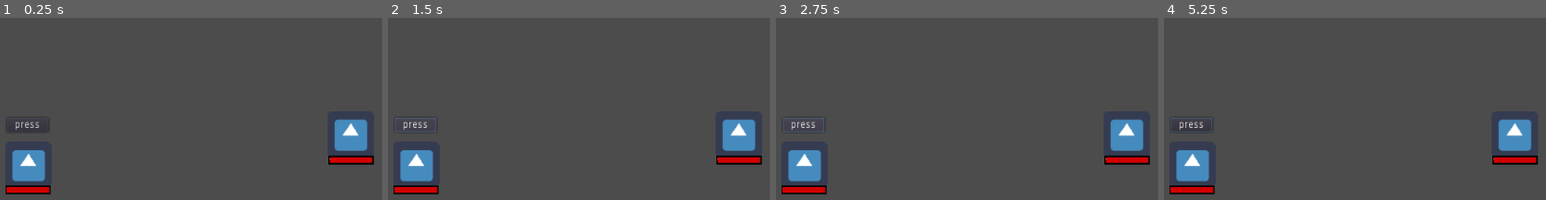
Above: before the commit, frames 1-4 (left to right).
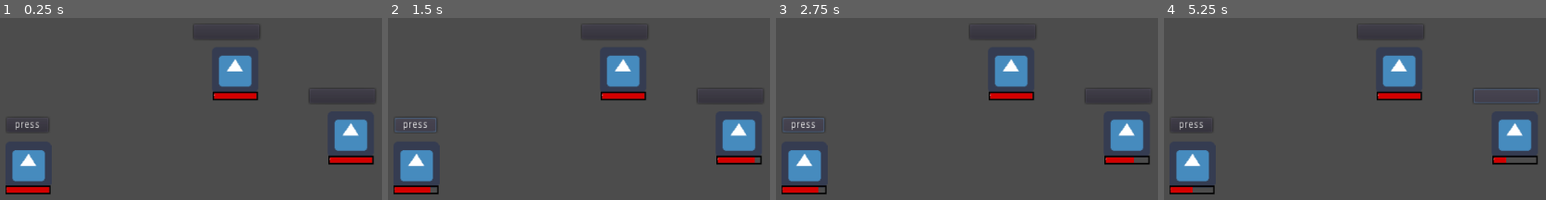
Above: after the commit, the same moments.

Repository: h19mili/TBRPG
Game: Godot game, scene res://test.tscn
The game is run twice, just before and just after one commit, with the same random seed, the same clock (stepped at 60 frames per second) and the same inputs. The engine's default icon, where the game draws it, is replaced by a stand-in: a white triangle on a blue panel in a dark square.
Inputs (mouse positions are in pixels of both pictures, inside the frame that each line leads up to):
- Up to frame 1 (0.25 s): no input
- Up to frame 2 (1.5 s): click (731, 96) at 0.52 s; click "press" at 1.25 s
- Up to frame 3 (2.75 s): click "press" at 2 s
- Up to frame 4 (5.25 s): click (1507, 96) at 2.77 s; click "press" at 3.5 s; click (1507, 96) at 4.27 s; tap Enter at 5 s; tap Q (Attack) at 5.1 s

The runs differ from the first frame. In frame 1, 2.2% of the frame differs, in the area x 50-99%, y 6-46%; in frame 2, 2.3%; in frame 3, 2.3%; in frame 4, 2.8%, in the area x 1-99%, y 6-96%.

Commit message:
19th push

Diff:
--- a/Combatant.gd
+++ b/Combatant.gd
@@ -13,6 +13,7 @@
 signal Done
 onready var Health = get_node("KinematicBody2D/Player_health")
 onready var Mattack = get_node("../Monster").MSTR
+onready var MMattack = get_node("../Monster2").MSTR
 
 func _ready():
 	pass
@@ -21,6 +22,7 @@
 	pass
 
 func _on_Monster_Mdmg():
+	CM_HP += DEF - MMattack
 	CM_HP += DEF - Mattack
 	Health.value = CM_HP
 	print (CM_HP)
--- a/M-Action.gd
+++ b/M-Action.gd
@@ -12,7 +12,6 @@
 
 func _ready():
 	Rstart()
-	pass
 
 func _process(delta):
 	pass
--- a/Monster.gd
+++ b/Monster.gd
@@ -45,3 +45,8 @@
 	emit_signal("completed")
 	emit_signal("Mdmg")
 	pass
+
+
+func _on_Button_pressed():
+	emit_signal("completed")
+	emit_signal("Mdmg")
--- a/Monster.tscn
+++ b/Monster.tscn
@@ -10,11 +10,10 @@
 extents = Vector2( 31.474, 28.7766 )
 
 [node name="Monster" type="Node2D"]
-position = Vector2( 576.301, 120.601 )
+position = Vector2( 537.531, 156.787 )
 script = ExtResource( 1 )
-__meta__ = {
-"_edit_group_": true
-}
+MSTR = 7
+Speed = 6
 
 [node name="KinematicBody2D" type="KinematicBody2D" parent="."]
 
@@ -39,4 +38,11 @@
 
 [node name="Mstart" type="Timer" parent="."]
 one_shot = true
+
+[node name="Button" type="Button" parent="."]
+margin_left = -57.0
+margin_top = -63.0
+margin_right = 34.0
+margin_bottom = -43.0
 [connection signal="timeout" from="Mstart" to="." method="_on_Mstart_timeout"]
+[connection signal="pressed" from="Button" to="." method="_on_Button_pressed"]
--- a/test.tscn
+++ b/test.tscn
@@ -27,14 +27,10 @@
 max_hp = 23
 cm_hp = 23
 MSTR = 5
+Speed = 8
 MDEF = 4
 
 [node name="Monster2" parent="TurnQ" instance=ExtResource( 4 )]
-position = Vector2( 697.643, 245.773 )
-max_hp = 23
-cm_hp = 23
-MSTR = 5
-MDEF = 4
 [connection signal="timeout" from="Monstertimer" to="TurnQ/Monster" method="_on_Monstertimer_timeout"]
 [connection signal="timeout" from="Timer" to="TurnQ/Monster" method="_on_Timer_timeout"]
 [connection signal="Dmg" from="TurnQ/Combatant" to="TurnQ/Monster" method="_on_Combatant_Dmg"]
